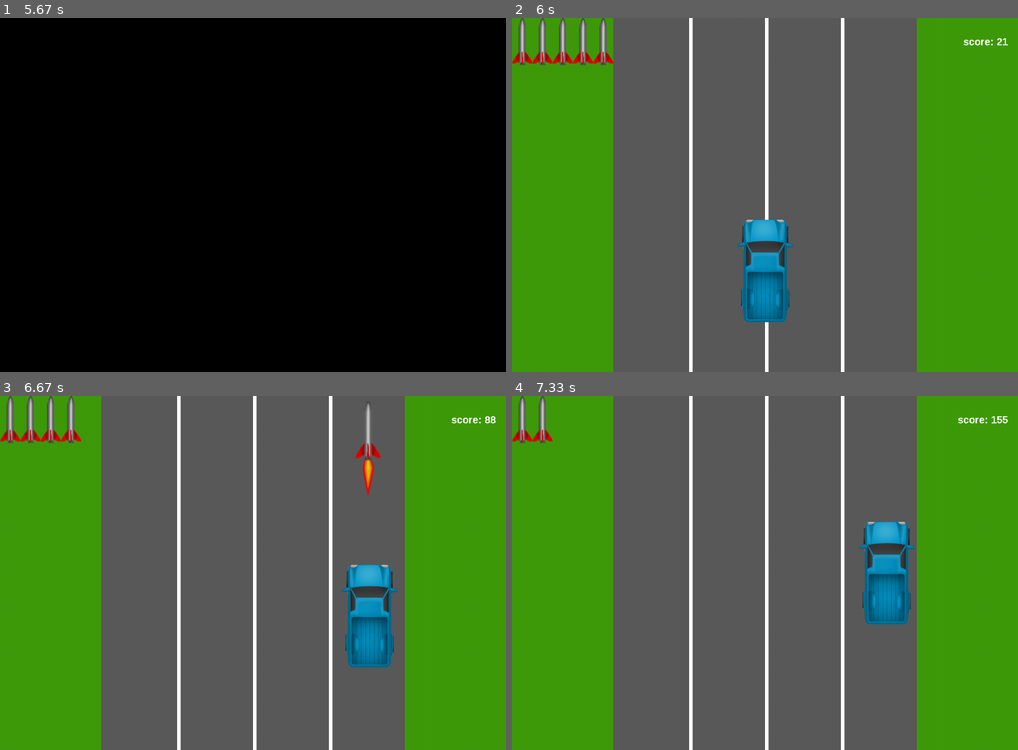
Above: before the commit, frames 1-4 (two rows, left to right).
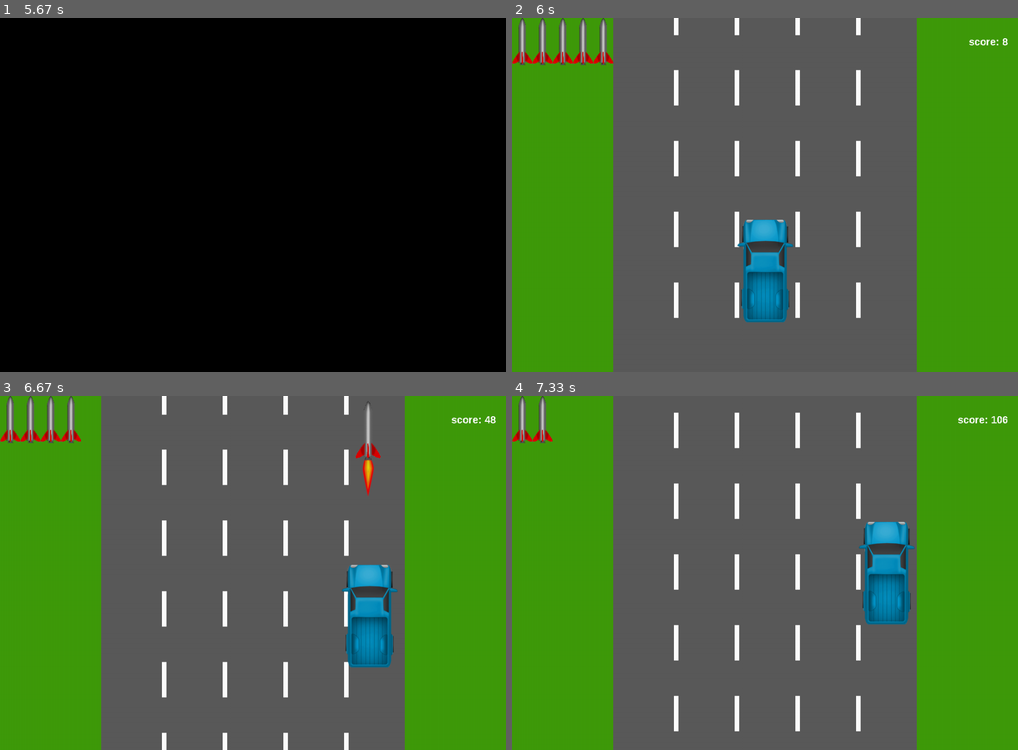
Above: after the commit, the same moments.

Repository: Strexas/pygame_project
Game: pygame game, started from scripts/start.py
Same seed, same stepped clock (60 frames per second), same inputs: the game is played once before the commit and once after it.
Inputs (mouse positions are in pixels of both pictures, inside the frame that each line leads up to):
- Up to frame 1 (5.67 s): click (253, 195) at 0.38 s; hold Left 3.23-3.7 s; move the mouse to (313, 226) at 3.27 s; click (253, 152) at 3.78 s
- Up to frame 2 (6 s): no input
- Up to frame 3 (6.67 s): hold Right 6.03-6.5 s; hold Up from 6.53 s (still down); tap Space at 6.6 s
- Up to frame 4 (7.33 s): release Up at 6.83 s; hold Right from 6.87 s (still down); tap Space at 6.93, 7.23 s

Frame 1 is identical in both runs. In frame 2, 3.8% of the frame differs, in the area x 32-98%, y 0-100%; in frame 3, 4.1%; in frame 4, 4.2%.

Commit message:
ВСЕ СДЕЛАНО

Diff:
--- a/scripts/game.py
+++ b/scripts/game.py
@@ -18,13 +18,15 @@
         self.score_font = pygame.font.SysFont('Arial', self.width // 50, True)
         self.keys = keys
         self.keydown = keydown
+        self.k = 0
 
     def speed_up(self):
         self.speed += 1
 
     def cyckle(self):
-        self.score += 1
-        if int(self.score) % 200 == 0 and self.gamer.rocket_count < 4:
+        self.score += self.speed / 25
+        self.k += 1
+        if self.k % 200 == 0 and self.gamer.rocket_count < 4:
             self.gamer.rocket_count += 1
 
     def draw_score(self):
@@ -36,11 +38,11 @@
                                    False, (255, 255, 255)), (x, y))
 
     def render(self, keys, keydown):
-        self.road.draw_road()
+        self.road.draw_road(self.speed)
         self.road.draw_sprites(keys, keydown)
         self.draw_score()
 
     def check(self):
         self.cyckle()
         self.road.check()
-        self.road.spawn_cars()
+        self.road.spawn_cars(self.score)
--- a/scripts/main.py
+++ b/scripts/main.py
@@ -69,8 +69,8 @@
 
             if i.type == self.SPEEDUPEVENT and self.status == 'game':  # ускорение игры
                 self.game.speed_up()
-                if self.game.speed > 30:
-                    self.game.speed = 30
+                if self.game.speed > 70:
+                    self.game.speed = 70
                     pygame.time.set_timer(pygame.USEREVENT + 1, 0)  # перестаем ускорять игру
 
             if i.type == self.GAMEOVEREVENT:  # выход из игры
--- a/scripts/road.py
+++ b/scripts/road.py
@@ -5,6 +5,7 @@
 pg.init()
 
 display = pg.display.set_mode((1000, 700))
+clock = pg.time.Clock()
 car_sprites = [pg.image.load(f'data/sprites/cars/{i}') for i in
                os.listdir(f'data/sprites/cars/')]
 
@@ -86,6 +87,7 @@
     def __init__(self, surface):
         self.surface = surface
         self.GAMEOVEREVENT = pg.event.Event(pg.USEREVENT + 2)
+        self.rects_y = -70
 
     def check(self):
         for i in cars:
@@ -100,11 +102,15 @@
                     cars.empty()
                     players.empty()
 
-    def draw_road(self):
+    def draw_road(self, speed):
+        self.rects_y += speed / 7
+        if self.rects_y >= 140:
+            self.rects_y -= 140
         self.surface.fill('#3f9b0b')
         pg.draw.rect(self.surface, (90, 90, 90), (200, 0, 600, 700))
-        for i in range(3):
-            pg.draw.rect(display, 'white', (150 * (i + 1) + 200, 0, 7, 700))
+        for i in range(4):
+            for j in range(-2, 10, 2):
+                pg.draw.rect(self.surface, (255, 255, 255), (120 * (i + 1) + 200, self.rects_y + j * 70, 9, 70))
 
     def draw_sprites(self, keys, keydown):
         players.update(self.surface, keys, keydown)
@@ -114,10 +120,21 @@
         cars.draw(self.surface)
         rockets.draw(self.surface)
 
-    def spawn_cars(self):
-        if randint(1, 100) == 1:
+    def spawn_cars(self, score):
+        if score > 10000:
+            chance = 4 + score / 1000
+        elif score > 5000:
+            chance = 3 + score / 1000
+        elif score > 1000:
+            chance = 2 + score / 1000
+        else:
+            chance = 1 + score / 1000
+
+        if randint(1, 800) <= chance:
             test = Car(randint(200, 700), -400, (0, 7))
-
+            while pg.sprite.spritecollideany(test, cars):
+                test = Car(randint(200, 700), -400, (0, 10))
+            cars.add(test)
 
 
 players = pg.sprite.Group()
Binary file removed: data/sprites/animation/exp3.jpeg
